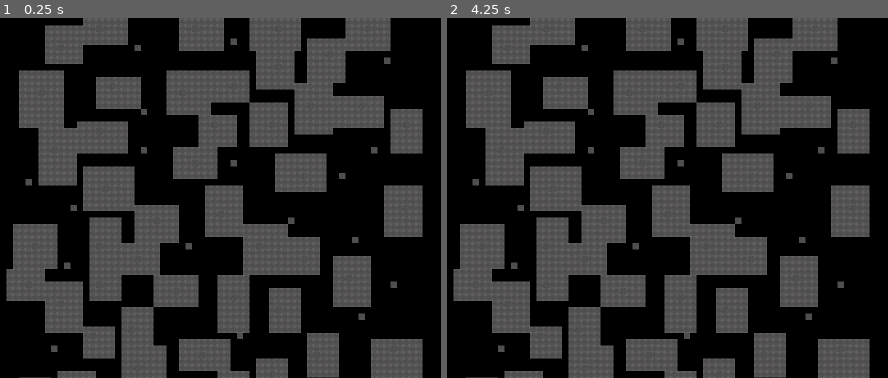
Above: before the commit, frames 1-2 (left to right).
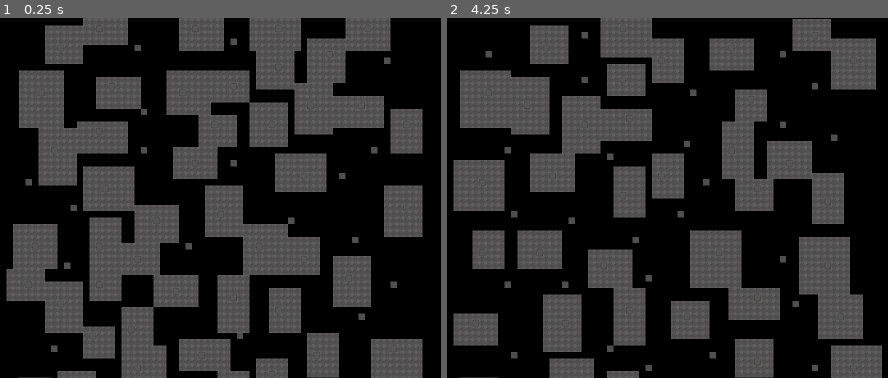
Above: after the commit, the same moments.

Repository: GrayHound85/scrap-raider
Game: Godot game, scene res://dungeon/dungeon.tscn
The game is run twice, just before and just after one commit, with the same random seed, the same clock (stepped at 60 frames per second) and the same inputs.
Inputs:
- Up to frame 1 (0.25 s): no input
- Up to frame 2 (4.25 s): tap Enter at 0.5, 2, 3.5 s; tap Space at 1.25, 2.75 s; tap ` (debug_menu, bound only after the commit) at 4.15 s

The runs differ from the first frame. In frame 1, less than 0.1% of the frame differs, in the area x 53-83%, y 25-79%; in frame 2, 48%, in the area x 1-99%, y 0-100%.

Commit message:
Changed the room gen script
changed the room gen script to also return the center points of the rooms generated for use in corridor creation algorithms later.

Diff:
--- a/NPA_game/dungeon/scripts/dungeon.gd
+++ b/NPA_game/dungeon/scripts/dungeon.gd
@@ -25,6 +25,11 @@
 
 
 func _ready() -> void:
+	generate_dungeon()
+
+func generate_dungeon():
+	tile_map_layer.clear()
+
 	if not tile_map_layer:
 		push_error("TileMapLayer node not found!")
 		return
@@ -37,14 +42,18 @@
 	var radius = gen.TILESIZE * gen.DENSITY + gen.PADDING
 	var points = poisson.generate_points(radius, region_size, gen.K)
 
-	var occupied: Dictionary = room_generator.generate_rooms(points, room, gen)
+	var rooms_data = room_generator.generate_rooms(points, room, gen)
+	var occupied: Dictionary = rooms_data[0]
+	var room_centers: Array = rooms_data[1]
 
 
 	for tile in occupied.keys():
 		tile_map_layer.set_cell(tile, 1, Vector2i(0, 0))
 
-	# Creates tile at position of points
-	print(points)
+	display_points(points, 0)
+	display_points(room_centers, 2)
+
+func display_points(points, source_id):
 	var tile_size = Vector2i(gen.TILESIZE, gen.TILESIZE)
 	for point in points:
 		var tile_coord = Vector2i(
@@ -52,4 +61,9 @@
 			int(point.y / tile_size.y)
 		)
 		if tile_coord.x >= 0 and tile_coord.x < gen.WIDTH and tile_coord.y >= 0 and tile_coord.y < gen.HEIGHT:
-			tile_map_layer.set_cell(tile_coord, 0, Vector2i(0, 0))
+			tile_map_layer.set_cell(tile_coord, source_id, Vector2i(0, 0))
+
+
+func _input(event: InputEvent) -> void:
+	if Input.is_action_just_pressed("debug_menu"):
+		generate_dungeon()
--- a/NPA_game/dungeon/scripts/room_generator.gd
+++ b/NPA_game/dungeon/scripts/room_generator.gd
@@ -5,9 +5,11 @@
 # Variables
 var occupied := {}
 var tile: int = 0
-var max_failed_attempts := 3
 
 func generate_rooms(points: Array, room, gen):
+	occupied = {}
+	var room_centers = []
+	var max_failed_attempts = 3
 	var points_copy = points.duplicate()
 	while points_copy.size() > 0 and max_failed_attempts > 0:
 		for i in range(points_copy.size() - 1, -1, -1):
@@ -29,12 +31,13 @@
 					for y in range(room_h):
 						var coord = top_left + Vector2i(x,y)
 						occupied[coord] = tile
+				room_centers.append(point)
 				points_copy.remove_at(i)
 				max_failed_attempts = 3
 			else:
 				max_failed_attempts -= 1
 
-	return occupied
+	return [occupied, room_centers]
 
 
 func can_place_room(top_left: Vector2i, w: int, h: int):
--- a/NPA_game/project.godot
+++ b/NPA_game/project.godot
@@ -19,6 +19,14 @@
 window/size/viewport_width=2400
 window/size/viewport_height=1080
 
+[input]
+
+debug_menu={
+"deadzone": 0.2,
+"events": [Object(InputEventKey,"resource_local_to_scene":false,"resource_name":"","device":-1,"window_id":0,"alt_pressed":false,"shift_pressed":false,"ctrl_pressed":false,"meta_pressed":false,"pressed":false,"keycode":0,"physical_keycode":96,"key_label":0,"unicode":96,"location":0,"echo":false,"script":null)
+]
+}
+
 [rendering]
 
 renderer/rendering_method="mobile"
